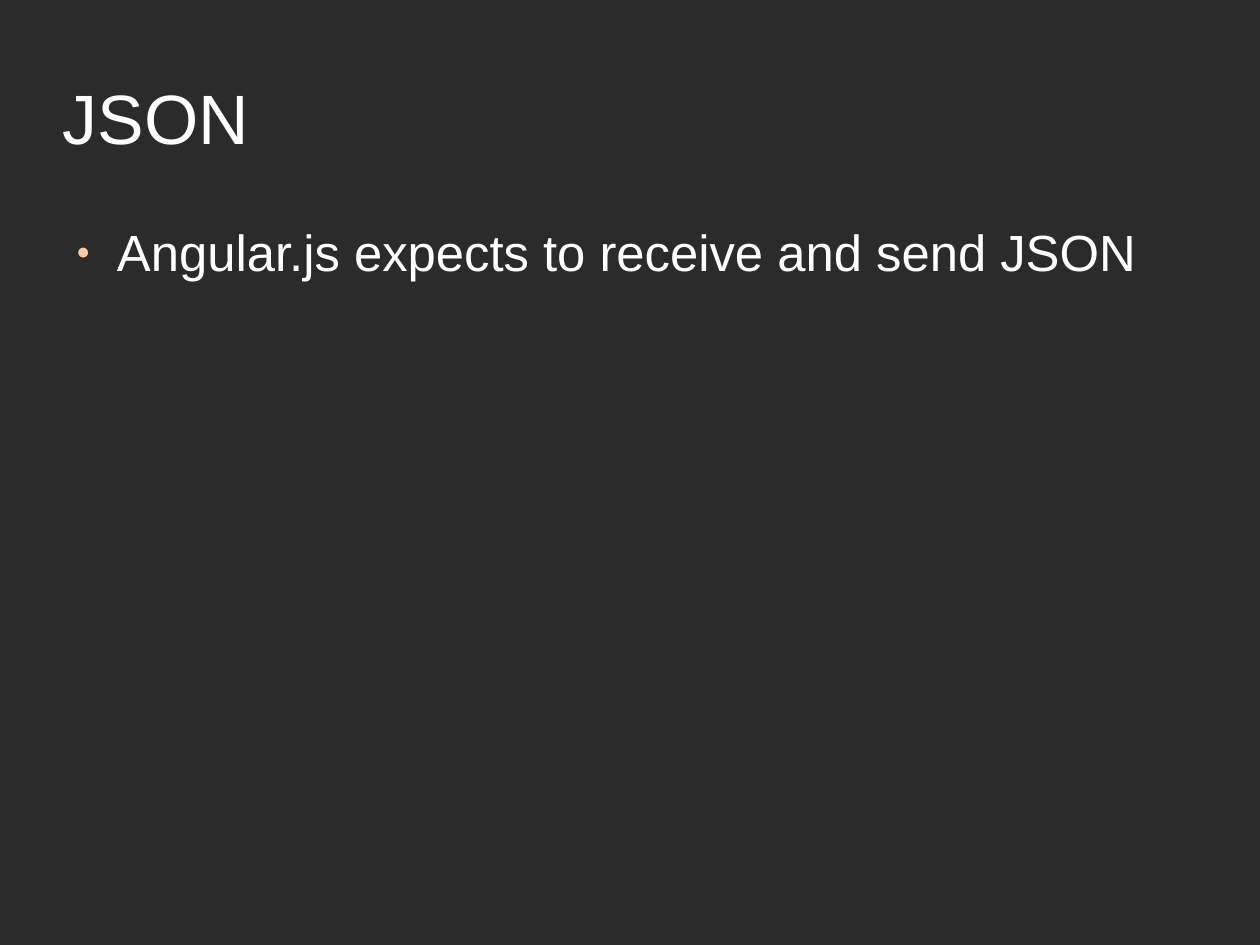
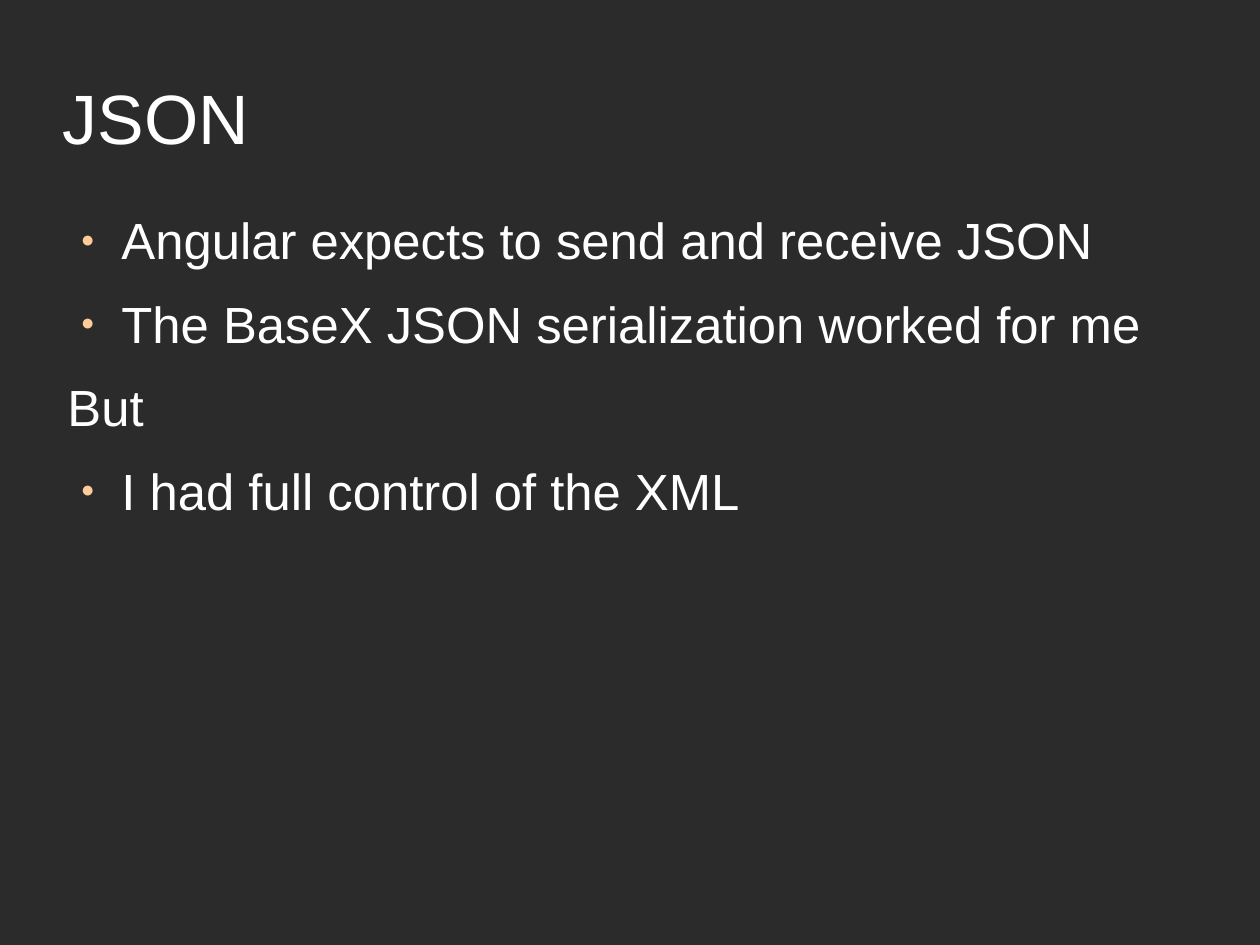
Before and after one commit to apb2006/graphxq, a slide deck: slide 20 of src/graphxq/talk/BaseX-user-group-talk.odp (slide 18 before the commit). Drawn at 1260x945 pixels with LibreOffice and Linux fonts; fonts in the diff are those of the drawing; background and template pictures are left out; a plain dark background stands for a picture behind light text. Boxes give left, top, right and bottom in pixels: in the first picture for what was removed or moved away, otherwise in the second. Text is boxed around its words. In the diff, an @@ line names an element or a change of style, - is before the commit and + after.

```diff
--- a/src/graphxq/talk/BaseX-user-group-talk.odp
+++ b/src/graphxq/talk/BaseX-user-group-talk.odp
@@ text at [67,222,1141,511]: text changed @@
-● Angular.js expects to receive and send JSON
+● Angular expects to send and receive JSON
+● The BaseX JSON serialization worked for me
+But
+● I had full control of the XML
```
Also in this commit, not shown: 16 other slides changed, 8 slides added, 8 slides removed, 15 other files.
